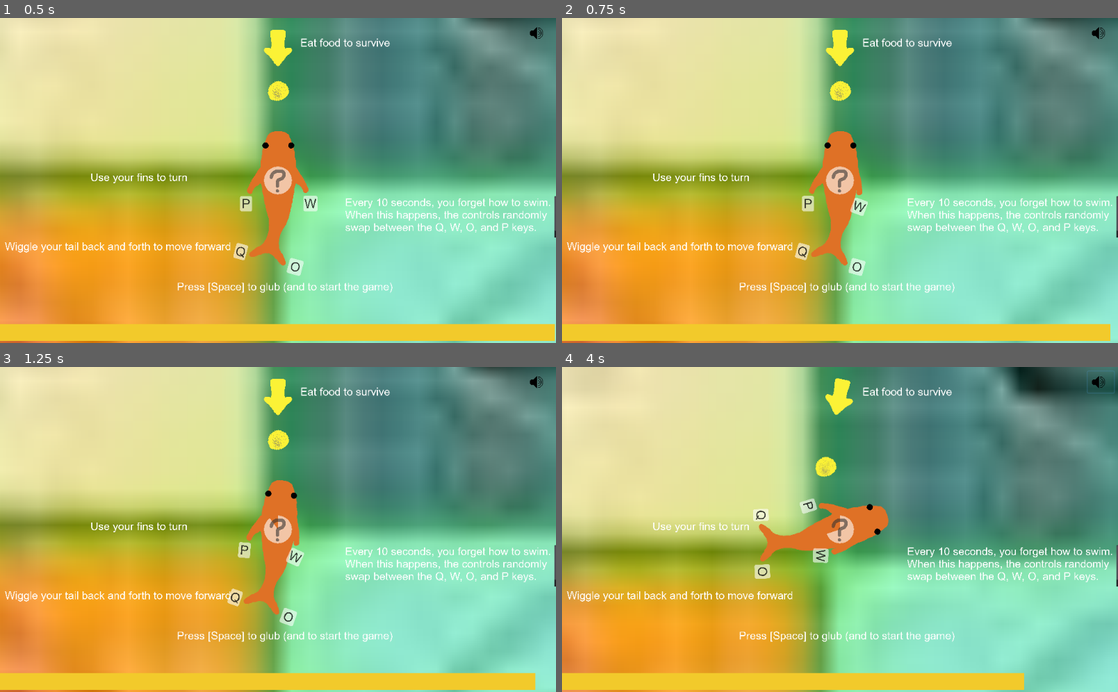
Above: before the commit, frames 1-4 (two rows, left to right).
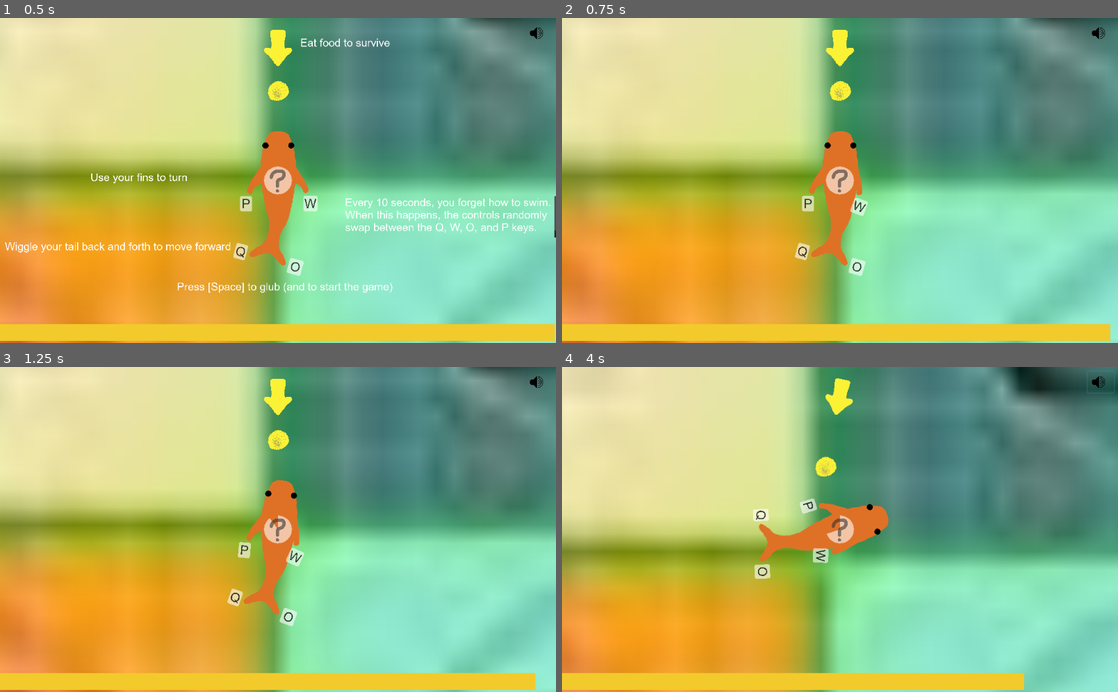
Above: after the commit, the same moments.

Repository: JordanLevy/LudumDare51
Game: Godot game, scene res://Scenes/Main.tscn
The game is run twice, just before and just after one commit, with the same random seed, the same clock (stepped at 60 frames per second) and the same inputs.
Inputs (mouse positions are in pixels of both pictures, inside the frame that each line leads up to):
- Up to frame 1 (0.5 s): no input
- Up to frame 2 (0.75 s): tap Space at 0.5 s; hold W from 0.53 s (still down); tap Q at 0.6 s
- Up to frame 3 (1.25 s): keep holding W; tap Space at 0.77 s
- Up to frame 4 (4 s): release W at 1.25 s; click (1101, 383) at 1.25 s; tap Space at 2, 2.27, 2.75, 3.5, 3.77 s; tap O at 2.1 s; hold W from 2.78 s (still down); tap P at 2.85 s; tap Q at 3.6 s

Frame 1 is identical in both runs. In frame 2, 2.2% of the frame differs, in the area x 0-100%, y 6-85%; in frame 3, 2.2%; in frame 4, 2.3%.

Commit message:
Moved scripts to Scripts folder

Diff:
--- a/Game/Scenes/Controls.tscn
+++ b/Game/Scenes/Controls.tscn
@@ -1,6 +1,6 @@
 [gd_scene load_steps=2 format=2]
 
-[ext_resource path="res://Scenes/Controls.gd" type="Script" id=1]
+[ext_resource path="res://Scripts/Controls.gd" type="Script" id=1]
 
 [node name="Controls" type="Node"]
 script = ExtResource( 1 )
--- a/Game/Scenes/FishMotion.tscn
+++ b/Game/Scenes/FishMotion.tscn
@@ -1,6 +1,6 @@
 [gd_scene load_steps=3 format=2]
 
-[ext_resource path="res://Scenes/FishMotion.gd" type="Script" id=1]
+[ext_resource path="res://Scripts/FishMotion.gd" type="Script" id=1]
 
 [sub_resource type="CapsuleShape2D" id=1]
 
--- a/Game/Scenes/Food.tscn
+++ b/Game/Scenes/Food.tscn
@@ -1,7 +1,8 @@
 [gd_scene load_steps=4 format=2]
 
-[ext_resource path="res://Scenes/Food.gd" type="Script" id=1]
+[ext_resource path="res://Scripts/Food.gd" type="Script" id=1]
 [ext_resource path="res://Assets/Food/Food.png" type="Texture" id=2]
+
 
 [sub_resource type="CircleShape2D" id=10]
 radius = 61.4003
--- a/Game/Scenes/Main.tscn
+++ b/Game/Scenes/Main.tscn
@@ -1,22 +1,23 @@
-[gd_scene load_steps=46 format=2]
-
-[ext_resource path="res://Scenes/FishMotion.gd" type="Script" id=1]
+[gd_scene load_steps=47 format=2]
+
+[ext_resource path="res://Scripts/FishMotion.gd" type="Script" id=1]
 [ext_resource path="res://Assets/Background/test_bg.png" type="Texture" id=2]
-[ext_resource path="res://Scenes/ProgressBar.gd" type="Script" id=3]
+[ext_resource path="res://Scripts/HungerBar.gd" type="Script" id=3]
 [ext_resource path="res://Assets/Fish/Fish_Separated.png" type="Texture" id=4]
 [ext_resource path="res://Scenes/Food.tscn" type="PackedScene" id=5]
 [ext_resource path="res://Assets/UI/ForgetTimer.png" type="Texture" id=6]
 [ext_resource path="res://Assets/UI/ForgetQuestionMark.png" type="Texture" id=7]
 [ext_resource path="res://Scripts/ForgetTimer.gd" type="Script" id=8]
 [ext_resource path="res://Assets/UI/Arrow.png" type="Texture" id=9]
-[ext_resource path="res://Scenes/Arrow.gd" type="Script" id=10]
+[ext_resource path="res://Scripts/Arrow.gd" type="Script" id=10]
 [ext_resource path="res://Scenes/Music.tscn" type="PackedScene" id=11]
 [ext_resource path="res://Assets/Audio/swim_sound_effect1.wav" type="AudioStream" id=12]
-[ext_resource path="res://Scenes/Glub.gd" type="Script" id=13]
+[ext_resource path="res://Scripts/Glub.gd" type="Script" id=13]
 [ext_resource path="res://Assets/Audio/glub_sound_effect2.wav" type="AudioStream" id=14]
 [ext_resource path="res://Assets/Audio/glub_sound_effect1.wav" type="AudioStream" id=15]
 [ext_resource path="res://Assets/Fonts/Arial.tres" type="DynamicFont" id=16]
 [ext_resource path="res://Assets/Fonts/Arial_Controls.tres" type="DynamicFont" id=17]
+[ext_resource path="res://Scripts/Instructions.gd" type="Script" id=18]
 
 [sub_resource type="CapsuleShape2D" id=7]
 radius = 97.1428
@@ -1148,7 +1149,7 @@
 current = true
 zoom = Vector2( 3, 3 )
 
-[node name="ProgressBar" type="ProgressBar" parent="Camera2D"]
+[node name="HungerBar" type="ProgressBar" parent="Camera2D"]
 margin_left = -1544.0
 margin_top = 796.0
 margin_right = 1530.0
@@ -1166,7 +1167,7 @@
 script = ExtResource( 10 )
 food_node = NodePath("../../Food")
 
-[node name="TextureProgress" type="TextureProgress" parent="Camera2D"]
+[node name="ForgetTimer" type="TextureProgress" parent="Camera2D"]
 anchor_right = 1.0
 anchor_bottom = 1.0
 margin_left = -76.8
@@ -1184,7 +1185,12 @@
 tint_progress = Color( 1, 1, 1, 0.588235 )
 script = ExtResource( 8 )
 
-[node name="RichTextLabel" type="RichTextLabel" parent="Camera2D"]
+[node name="Instructions" type="Control" parent="Camera2D"]
+margin_right = 40.0
+margin_bottom = 40.0
+script = ExtResource( 18 )
+
+[node name="RichTextLabel" type="RichTextLabel" parent="Camera2D/Instructions"]
 margin_left = 123.0
 margin_top = -797.0
 margin_right = 641.0
@@ -1192,7 +1198,7 @@
 custom_fonts/normal_font = ExtResource( 16 )
 text = "Eat food to survive"
 
-[node name="RichTextLabel2" type="RichTextLabel" parent="Camera2D"]
+[node name="RichTextLabel2" type="RichTextLabel" parent="Camera2D/Instructions"]
 margin_left = 371.0
 margin_top = 87.0
 margin_right = 1538.0
@@ -1201,7 +1207,7 @@
 text = "Every 10 seconds, you forget how to swim. When this happens, the controls randomly swap between the Q, W, O, and P keys.
 "
 
-[node name="RichTextLabel3" type="RichTextLabel" parent="Camera2D"]
+[node name="RichTextLabel3" type="RichTextLabel" parent="Camera2D/Instructions"]
 margin_left = -558.0
 margin_top = 554.0
 margin_right = 664.0
@@ -1209,7 +1215,7 @@
 custom_fonts/normal_font = ExtResource( 16 )
 text = "Press [Space] to glub (and to start the game)"
 
-[node name="RichTextLabel4" type="RichTextLabel" parent="Camera2D"]
+[node name="RichTextLabel4" type="RichTextLabel" parent="Camera2D/Instructions"]
 margin_left = -1509.0
 margin_top = 331.0
 margin_right = -245.0
@@ -1217,7 +1223,7 @@
 custom_fonts/normal_font = ExtResource( 16 )
 text = "Wiggle your tail back and forth to move forward"
 
-[node name="RichTextLabel5" type="RichTextLabel" parent="Camera2D"]
+[node name="RichTextLabel5" type="RichTextLabel" parent="Camera2D/Instructions"]
 margin_left = -1036.0
 margin_top = -52.0
 margin_right = -267.0
--- a/Game/Scenes/FishMotion.gd
+++ b/Game/Scripts/FishMotion.gd
@@ -57,9 +57,10 @@
 	set_control_labels()
 
 func on_main_menu():
+	print("jksdfh")
 	controls_list = [KEY_Q, KEY_W, KEY_O, KEY_P]
-	global_position = Vector2.ZERO
-	global_rotation = 0
+	position = Vector2.ZERO
+	rotation = 0
 	shuffle()
 
 func on_start_game():
--- /dev/null
+++ b/Game/Scripts/Instructions.gd
@@ -0,0 +1,15 @@
+extends Control
+
+func _ready():
+	GameEvents.connect("MainMenu", self, "on_main_menu")
+	GameEvents.connect("StartGame", self, "on_start_game")
+	GameEvents.connect("GameOver", self, "on_game_over")
+
+func on_main_menu():
+	visible = true
+
+func on_start_game():
+	visible = false
+
+func on_game_over():
+	visible = false
--- a/Game/project.godot
+++ b/Game/project.godot
@@ -16,7 +16,7 @@
 
 [autoload]
 
-GameEvents="*res://Scenes/GameEvents.gd"
+GameEvents="*res://Scripts/GameEvents.gd"
 
 [gui]
 
Renamed: Game/Scenes/Arrow.gd -> Game/Scripts/Arrow.gd
Renamed: Game/Scenes/Controls.gd -> Game/Scripts/Controls.gd
Renamed: Game/Scenes/Food.gd -> Game/Scripts/Food.gd
Renamed: Game/Scenes/FoodSpawner.gd -> Game/Scripts/FoodSpawner.gd
Renamed: Game/Scenes/GameEvents.gd -> Game/Scripts/GameEvents.gd
Renamed: Game/Scenes/Glub.gd -> Game/Scripts/Glub.gd
Renamed: Game/Scenes/ProgressBar.gd -> Game/Scripts/HungerBar.gd
